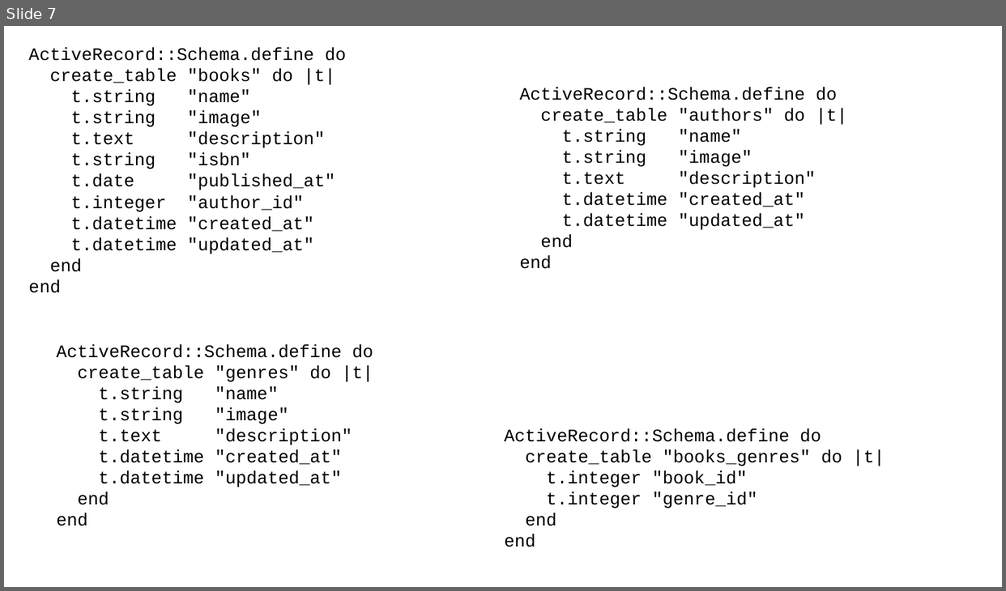
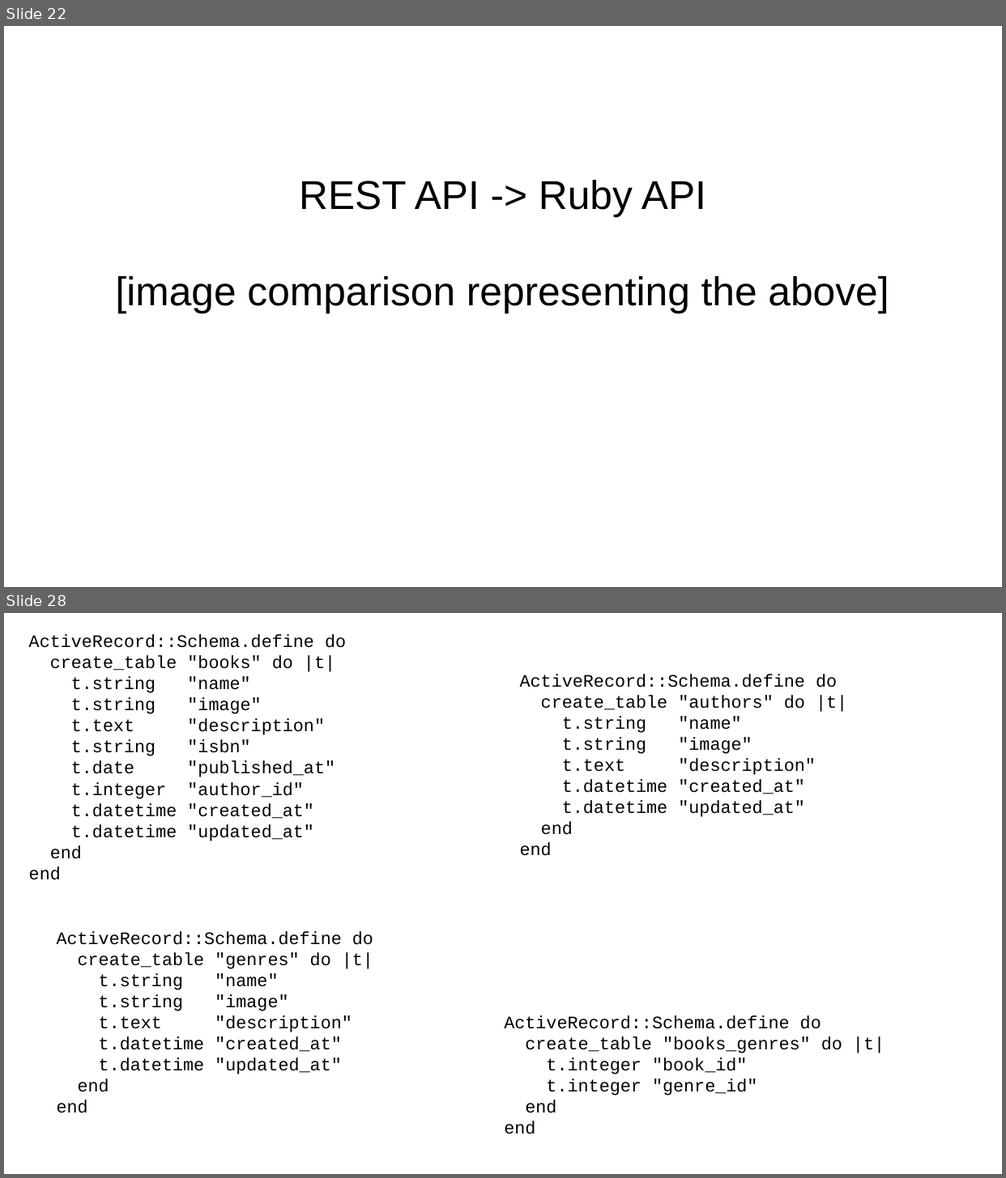
Before and after one commit to chriscressman/architecting-a-search-feature, a slide deck: presentation.odp. Shown one above the other, each under a label of ours: slide 7 before the commit, slides 22 and 28 after it; the slides between them are not shown. The pictures are 1006x591 and 1006x1178 pixels, drawn with LibreOffice and Linux fonts; fonts in the diff are those of the drawing. Boxes give left, top, right and bottom in pixels: in the first picture for what was removed or moved away, otherwise in the second. Text is boxed around its words. In the diff, an @@ line names an element or a change of style, - is before the commit and + after.

```diff
--- a/presentation.odp
+++ b/presentation.odp
@@ slide 22 added at bbox=[4, 26, 1002, 587], background #FFFFFF @@
@@ subtitle added at bbox=[116, 180, 889, 313], 32 pt, text #000000 @@
+REST API -> Ruby API
+[image comparison representing the above]
@@ what was slide 7 is now slide 28 @@
```
Also in this commit, not shown: 64 other slides added, 4 slides removed.
